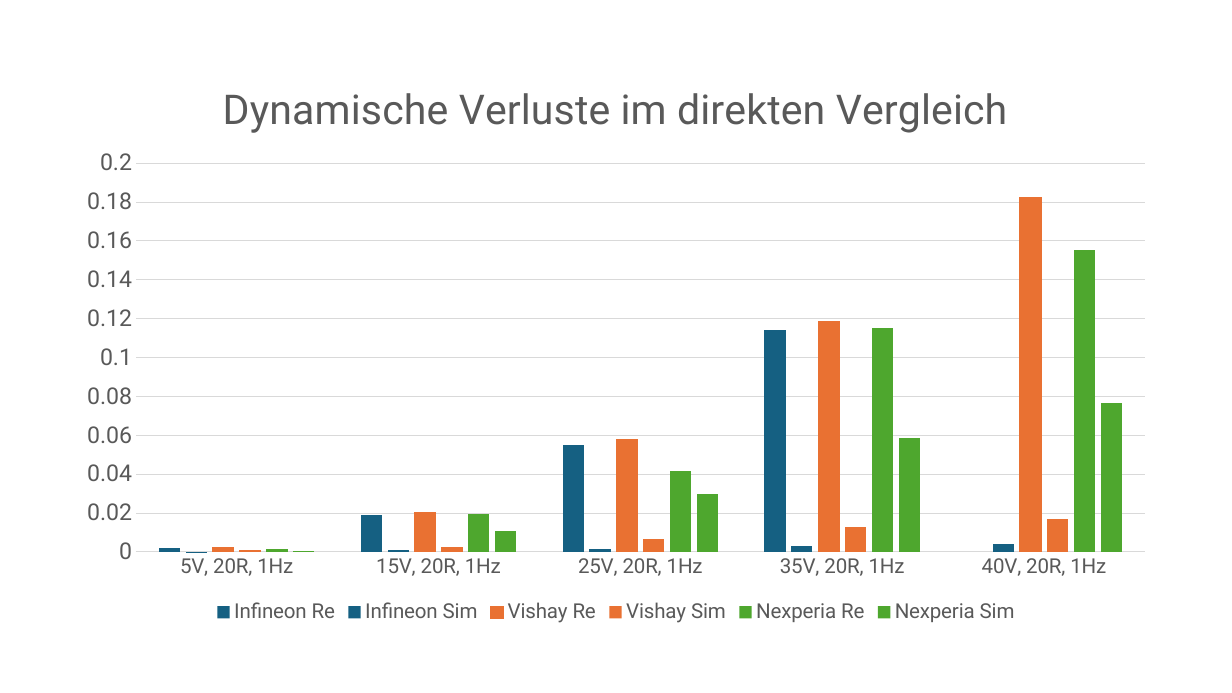
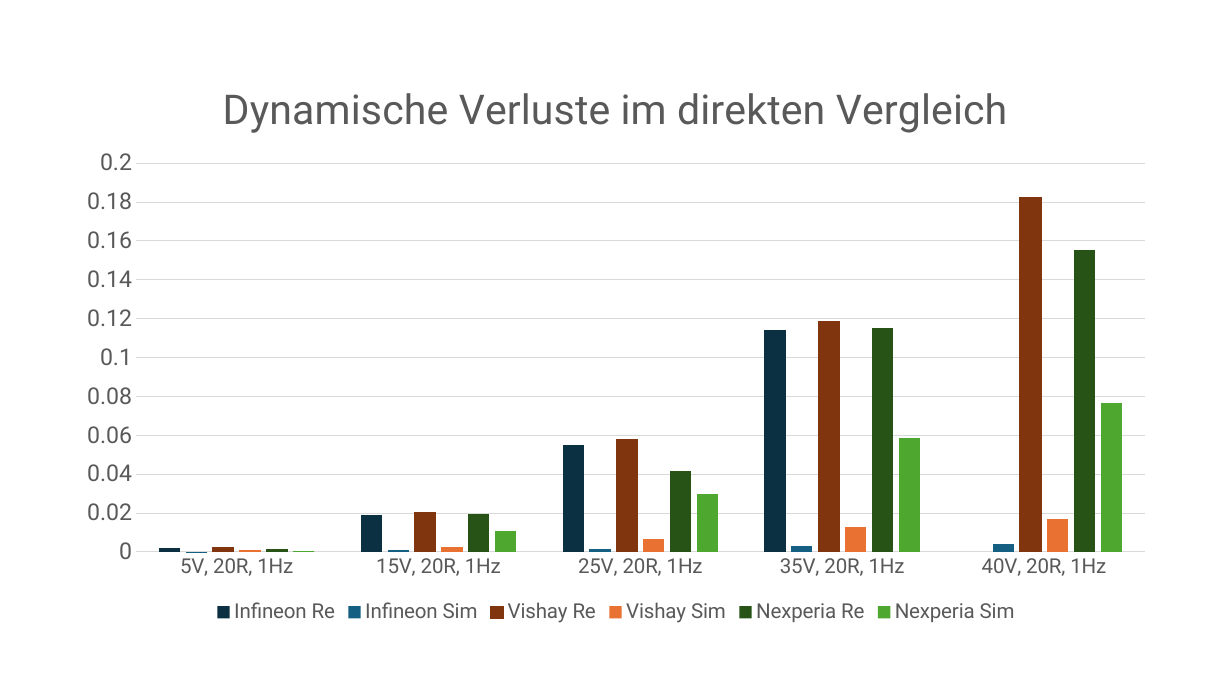
Before and after one commit to Lama072004/FHV-ELITE-Dateien, a slide deck: slide 3 of EIT_2/Labor2/Messprojekt1/Verluste.pptx. Drawn at 1232x693 pixels with LibreOffice and Linux fonts; fonts in the diff are those of the drawing. Boxes give left, top, right and bottom in pixels: in the first picture for what was removed or moved away, otherwise in the second. Text is boxed around its words. In the diff, an @@ line names an element or a change of style, - is before the commit and + after.

```diff
--- a/EIT_2/Labor2/Messprojekt1/Verluste.pptx
+++ b/EIT_2/Labor2/Messprojekt1/Verluste.pptx
@@ column chart at [65,65,1167,628] @@
@@ colour of Infineon Re #156082 to #0B3041 @@
@@ colour of Vishay Re #E97132 to #80350E @@
@@ colour of Nexperia Re #4EA72E to #275417 @@
```
Also in this commit, not shown: 28 other files.
